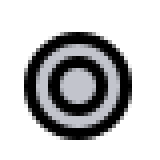
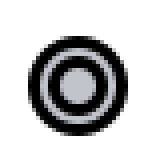
Layers edited between the first and the second 160 x 160 image:
painted on "city-ring" over box(24, 32, 132, 140)
